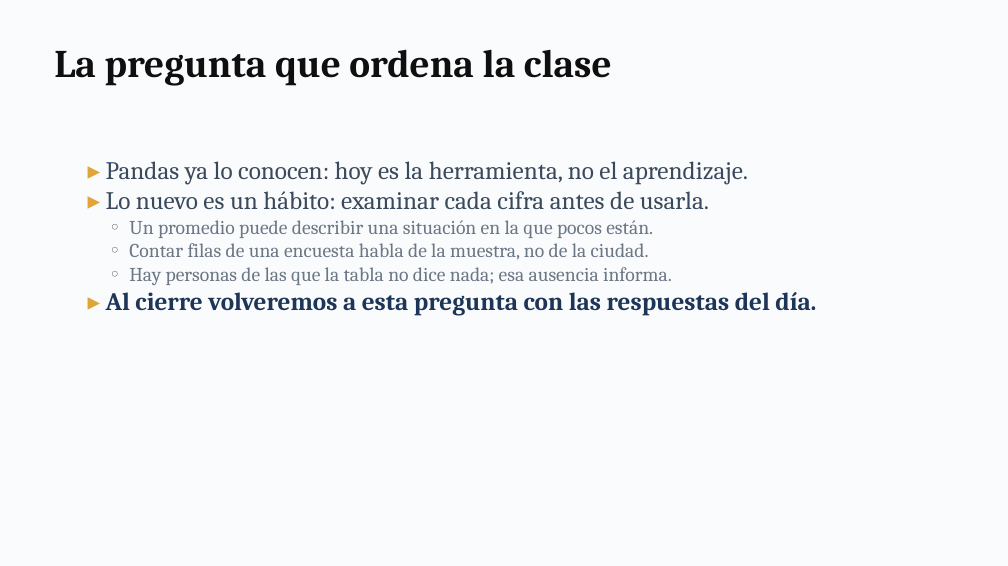
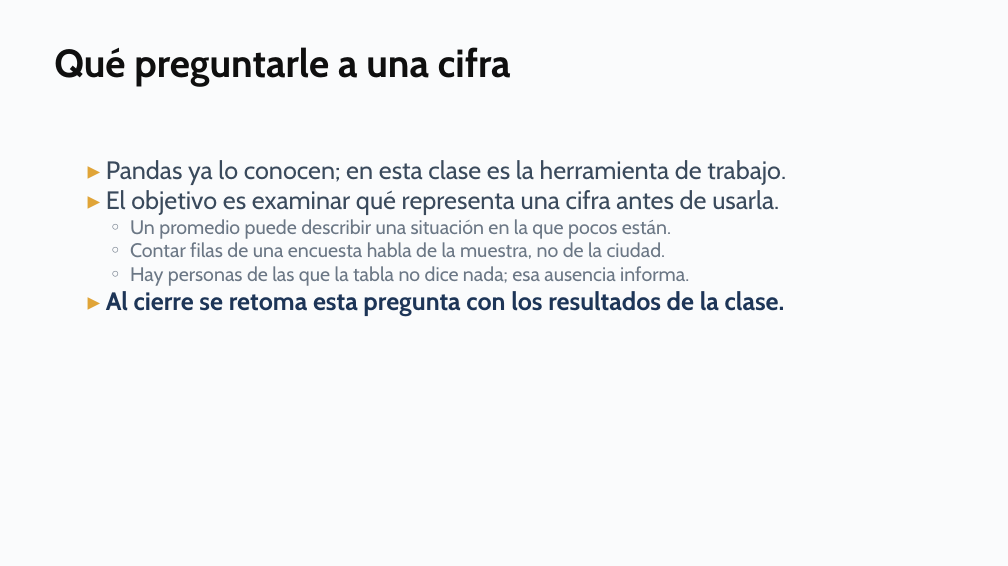
Before and after one commit to daniopitz/cienciadatos, a slide deck: slide 4 of presentaciones/clase02_pandas_eda.pptx. Drawn at 1008x566 pixels with LibreOffice and Linux fonts; fonts in the diff are those of the drawing. Boxes give left, top, right and bottom in pixels: in the first picture for what was removed or moved away, otherwise in the second. Text is boxed around its words. In the diff, an @@ line names an element or a change of style, - is before the commit and + after.

```diff
--- a/presentaciones/clase02_pandas_eda.pptx
+++ b/presentaciones/clase02_pandas_eda.pptx
@@ text at box(54, 47, 511, 87): text changed; font Cambria to Cabin @@
-La pregunta que ordena la clase
+Qué preguntarle a una cifra
@@ text at box(106, 160, 786, 215): text changed; font Cambria to Cabin @@
-▸ Pandas ya lo conocen: hoy es la herramienta, no el aprendizaje.
-▸ Lo nuevo es un hábito: examinar cada cifra antes de usarla.
+▸ Pandas ya lo conocen; en esta clase es la herramienta de trabajo.
+▸ El objetivo es examinar qué representa una cifra antes de usarla.
@@ text at box(130, 219, 689, 286): font Cambria to Cabin in "◦ Un promedio puede describir una situación ...", "◦ Contar filas de una encuesta habla ...", "◦ Hay personas de las que la ..." @@
@@ text at box(106, 291, 785, 316): text changed; font Cambria to Cabin @@
-▸ Al cierre volveremos a esta pregunta con las respuestas del día.
+▸ Al cierre se retoma esta pregunta con los resultados de la clase.
```
Also in this commit, not shown: 22 other slides changed, 3 slides added, 1 slide removed, 3 other files.
